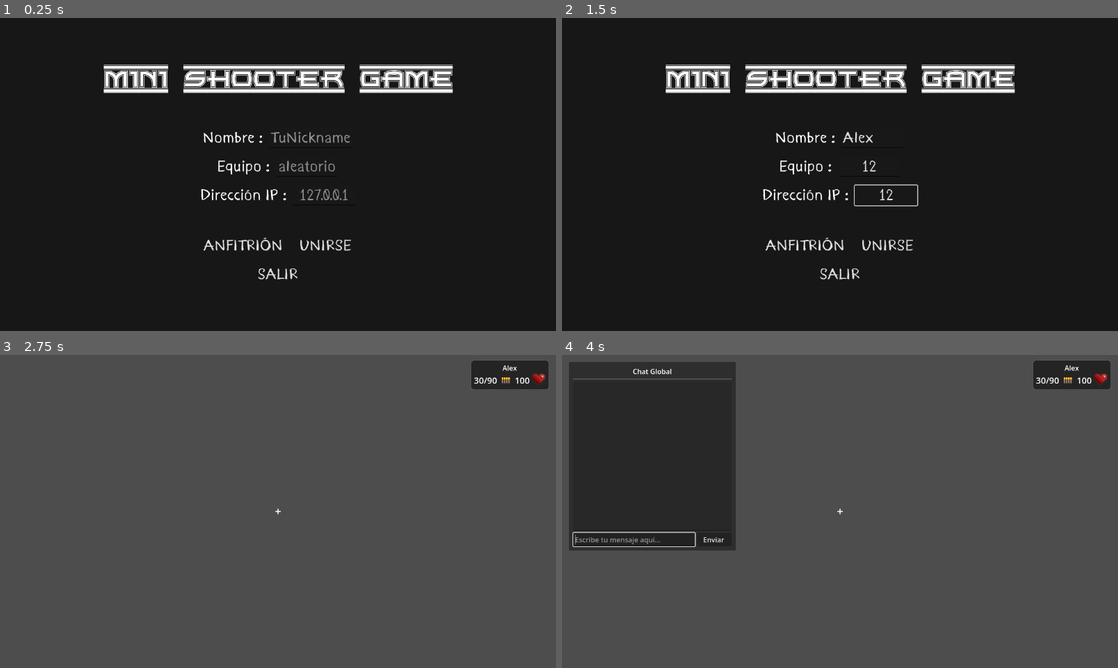
Above: before the commit, frames 1-4 (two rows, left to right).
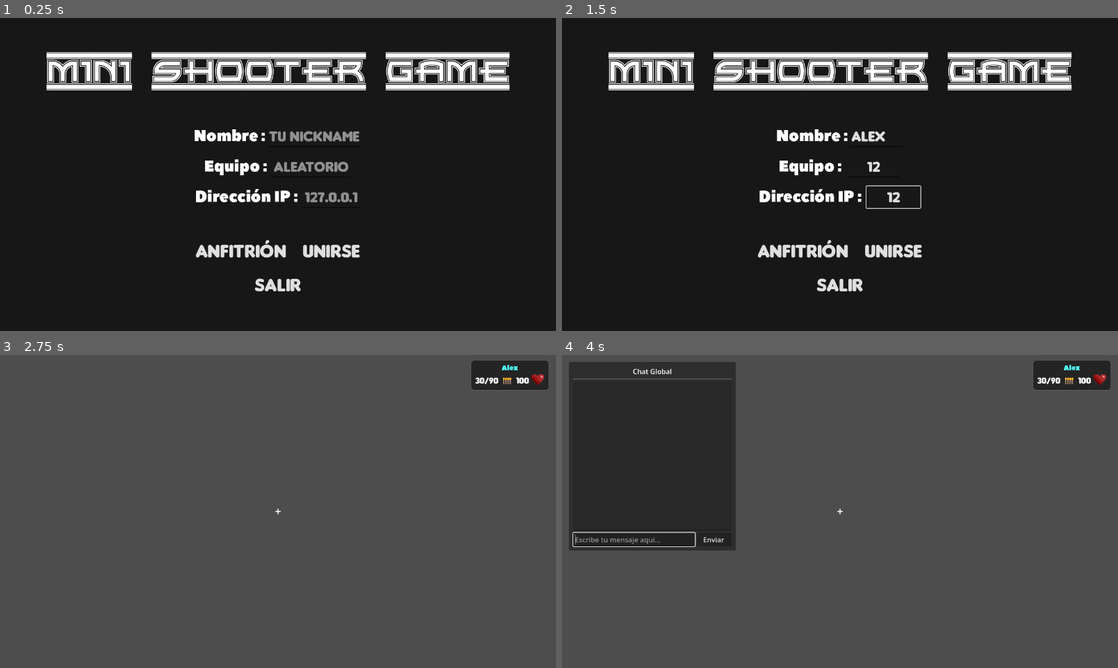
Above: after the commit, the same moments.

Repository: paulroddz100/shooter-game
Game: Godot game, scene res://scenes/level/level.tscn
Two runs of this game, one before a commit and one after it. Both use one fixed random seed, a clock stepped at 60 frames per second and the inputs below.
Inputs (mouse positions are in pixels of both pictures, inside the frame that each line leads up to):
- Up to frame 1 (0.25 s): no input
- Up to frame 2 (1.5 s): click (873, 136) at 0.52 s; type "Alex" at 0.6 s; click (867, 168) at 0.75 s; type "12" at 0.83 s; click (884, 196) at 0.98 s; type "12" at 1.07 s; tap Enter at 1.25 s; move the mouse to (962, 158) at 1.27 s; hold D (move_right) from 1.28 s (still down); hold Shift (shift) from 1.28 s (still down)
- Up to frame 3 (2.75 s): tap Space (jump) at 1.52 s; release D (move_right) at 2 s; release Shift (shift) at 2 s; click "ANFITRIÓN" at 2 s
- Up to frame 4 (4 s): tap Space (jump) at 2.75, 3.02 s; move the mouse to (728, 527) at 2.77 s; hold S (move_backward) 2.78-3.53 s; click (728, 527) at 2.85 s; tap Enter at 3.5 s; move the mouse to (895, 442) at 3.52 s; hold D (move_right) from 3.53 s (still down); hold Ctrl (toggle_chat) from 3.53 s (still down)

The runs differ from the first frame. In frame 1, 11% of the frame differs, in the area x 8-92%, y 10-88%; in frame 2, 11%; in frame 3, 0.2%; in frame 4, 0.2%.

Commit message:
Mejora en interfaz de municion

Diff:
--- a/scenes/ui/HUD.tscn
+++ b/scenes/ui/HUD.tscn
@@ -1,6 +1,8 @@
 [gd_scene format=3 uid="uid://b713gkdolerij"]
 
 [ext_resource type="Script" uid="uid://lrks4dh6midx" path="res://scripts/hud.gd" id="1_kw0id"]
+[ext_resource type="FontFile" uid="uid://bdr5ndt22r7ko" path="res://assets/fonts/Peace Sans.otf" id="2_6ll6g"]
+[ext_resource type="FontFile" uid="uid://bn0cjpb6wmh3f" path="res://assets/fonts/Insanibu.ttf" id="2_atyv1"]
 
 [sub_resource type="StyleBoxFlat" id="StyleBoxFlat_atyv1"]
 content_margin_left = 6.0
@@ -50,6 +52,9 @@
 
 [node name="NicknameLabel" type="Label" parent="Control/PanelContainer/VBoxContainer" unique_id=1187607503]
 layout_mode = 2
+theme_override_colors/font_color = Color(0.31833893, 0.9920319, 0.9999998, 1)
+theme_override_fonts/font = ExtResource("2_6ll6g")
+text = "Player"
 horizontal_alignment = 1
 
 [node name="HBoxContainer" type="HBoxContainer" parent="Control/PanelContainer/VBoxContainer" unique_id=2011532257]
@@ -70,6 +75,7 @@
 [node name="LifeLabel" type="Label" parent="Control/PanelContainer/VBoxContainer/HBoxContainer/LifeContainer" unique_id=142480752]
 layout_mode = 2
 theme_override_colors/font_color = Color(1, 1, 1, 1)
+theme_override_fonts/font = ExtResource("2_atyv1")
 theme_override_font_sizes/font_size = 20
 text = "100"
 vertical_alignment = 1
@@ -88,6 +94,7 @@
 [node name="AmmoLabel" type="Label" parent="Control/PanelContainer/VBoxContainer/HBoxContainer/AmmoContainer" unique_id=2054314720]
 layout_mode = 2
 theme_override_colors/font_color = Color(1, 1, 1, 1)
+theme_override_fonts/font = ExtResource("2_atyv1")
 theme_override_font_sizes/font_size = 20
 text = "30/90"
 vertical_alignment = 1
--- a/scenes/ui/main_menu_ui.tscn
+++ b/scenes/ui/main_menu_ui.tscn
@@ -1,8 +1,9 @@
 [gd_scene format=3 uid="uid://bx7mq8t8hjn7q"]
 
-[ext_resource type="FontFile" uid="uid://diapabmalpcrj" path="res://assets/fonts/Kurland.ttf" id="1_font"]
 [ext_resource type="FontFile" uid="uid://bv55jividpx4f" path="res://assets/fonts/EMPIREST.TTF" id="2_b8bkt"]
 [ext_resource type="Script" uid="uid://wfj6b11wkwx2" path="res://scripts/main_menu_ui.gd" id="2_script"]
+[ext_resource type="FontFile" uid="uid://bdr5ndt22r7ko" path="res://assets/fonts/Peace Sans.otf" id="3_qegi1"]
+[ext_resource type="FontFile" uid="uid://bn0cjpb6wmh3f" path="res://assets/fonts/Insanibu.ttf" id="4_02l8k"]
 
 [sub_resource type="StyleBoxLine" id="StyleBoxLine_npnbc"]
 color = Color(0, 0, 0, 0)
@@ -43,7 +44,7 @@
 size_flags_horizontal = 6
 size_flags_vertical = 0
 theme_override_fonts/font = ExtResource("2_b8bkt")
-theme_override_font_sizes/font_size = 70
+theme_override_font_sizes/font_size = 93
 text = "MINI SHOOTER GAME"
 
 [node name="MainMenu" type="VBoxContainer" parent="MainContainer" unique_id=54256138]
@@ -68,15 +69,15 @@
 [node name="Label" type="Label" parent="MainContainer/MainMenu/Option1" unique_id=255198515]
 layout_mode = 2
 size_flags_horizontal = 4
-theme_override_fonts/font = ExtResource("1_font")
+theme_override_fonts/font = ExtResource("3_qegi1")
 theme_override_font_sizes/font_size = 35
-text = "Nombre : "
+text = "Nombre :"
 
 [node name="NickInput" type="LineEdit" parent="MainContainer/MainMenu/Option1" unique_id=991600524]
 layout_mode = 2
-theme_override_fonts/font = ExtResource("1_font")
+theme_override_fonts/font = ExtResource("4_02l8k")
 theme_override_font_sizes/font_size = 35
-placeholder_text = "TuNickname"
+placeholder_text = "Tu Nickname"
 max_length = 20
 expand_to_text_length = true
 
@@ -88,14 +89,14 @@
 [node name="Label" type="Label" parent="MainContainer/MainMenu/Option2" unique_id=308107296]
 layout_mode = 2
 size_flags_horizontal = 4
-theme_override_fonts/font = ExtResource("1_font")
+theme_override_fonts/font = ExtResource("3_qegi1")
 theme_override_font_sizes/font_size = 35
 text = "Equipo : "
 
 [node name="SkinInput" type="LineEdit" parent="MainContainer/MainMenu/Option2" unique_id=1096721862]
 layout_mode = 2
 size_flags_horizontal = 4
-theme_override_fonts/font = ExtResource("1_font")
+theme_override_fonts/font = ExtResource("4_02l8k")
 theme_override_font_sizes/font_size = 35
 placeholder_text = "aleatorio"
 alignment = 1
@@ -110,13 +111,13 @@
 [node name="Label" type="Label" parent="MainContainer/MainMenu/Option3" unique_id=1283561955]
 layout_mode = 2
 size_flags_horizontal = 4
-theme_override_fonts/font = ExtResource("1_font")
+theme_override_fonts/font = ExtResource("3_qegi1")
 theme_override_font_sizes/font_size = 35
 text = "Dirección IP : "
 
 [node name="AddressInput" type="LineEdit" parent="MainContainer/MainMenu/Option3" unique_id=2000808160]
 layout_mode = 2
-theme_override_fonts/font = ExtResource("1_font")
+theme_override_fonts/font = ExtResource("4_02l8k")
 theme_override_font_sizes/font_size = 35
 placeholder_text = "127.0.0.1"
 alignment = 1
@@ -136,17 +137,17 @@
 layout_mode = 2
 theme_override_colors/font_pressed_color = Color(0, 0.52549, 0, 1)
 theme_override_colors/font_hover_color = Color(0, 0.52549, 0, 1)
-theme_override_fonts/font = ExtResource("1_font")
-theme_override_font_sizes/font_size = 35
+theme_override_fonts/font = ExtResource("4_02l8k")
+theme_override_font_sizes/font_size = 44
 text = "ANFITRIÓN"
 flat = true
 
 [node name="Join" type="Button" parent="MainContainer/MainMenu/Buttons" unique_id=382382780]
 layout_mode = 2
-theme_override_colors/font_pressed_color = Color(0, 0.52549, 0, 1)
-theme_override_colors/font_hover_color = Color(0, 0.525257, 0, 1)
-theme_override_fonts/font = ExtResource("1_font")
-theme_override_font_sizes/font_size = 35
+theme_override_colors/font_pressed_color = Color(0.8901961, 0.7411765, 0, 1)
+theme_override_colors/font_hover_color = Color(0.8884694, 0.74143326, 7.70092e-07, 1)
+theme_override_fonts/font = ExtResource("4_02l8k")
+theme_override_font_sizes/font_size = 44
 text = "UNIRSE"
 flat = true
 
@@ -160,8 +161,8 @@
 layout_mode = 2
 theme_override_colors/font_pressed_color = Color(0.858824, 0, 0, 0.862745)
 theme_override_colors/font_hover_color = Color(0.858807, 4.71681e-06, 1.15514e-06, 0.862745)
-theme_override_fonts/font = ExtResource("1_font")
-theme_override_font_sizes/font_size = 35
+theme_override_fonts/font = ExtResource("4_02l8k")
+theme_override_font_sizes/font_size = 44
 text = "SALIR"
 flat = true
 
--- a/scripts/hud.gd
+++ b/scripts/hud.gd
@@ -73,7 +73,7 @@
 		_bullet_icon.rotation_degrees = _gear_rotation
 
 		var remaining = ceil(_character._reload_timer)
-		_ammo_label.text = "  %ds" % remaining
+		_ammo_label.text = "  %d..." % remaining
 
 	else:
 		# Regresa al ícono de bala
--- a/scripts/player.gd
+++ b/scripts/player.gd
@@ -27,10 +27,12 @@
 @onready var nickname: Label3D = $PlayerNick/Nickname
 @onready var _raycast: RayCast3D = $SpringArmOffset/SpringArm3D/Camera3D/RayCast3D
 @onready var _spring_arm_offset: Node3D = $SpringArmOffset
+@onready var _crosshair_label: Label = get_tree().get_current_scene().get_node("CanvasLayer/CenterContainer/Label")
 
 @export_category("Objects")
 @export var _body: Node3D = null
 @export var _muzzle: Node3D = null
+
 
 var current_animation: String = "IDLE_ANIM":
 	set(value):
@@ -158,6 +160,8 @@
 			_shoot_timer = SHOOT_COOLDOWN
 	else:
 		_body.set_shooting(false)
+
+	_update_crosshair()
 
 func _process(_delta):
 	if not multiplayer.has_multiplayer_peer(): return
@@ -375,3 +379,24 @@
 	if _body:
 		_body._is_dead = true
 		_body.play_death_animation()
+
+func _update_crosshair() -> void:
+	if not is_multiplayer_authority():
+		return
+	if _crosshair_label == null:
+		return
+
+	# Gris si está recargando
+	if _is_reloading:
+		_crosshair_label.add_theme_color_override("font_color", Color(0.7, 0.7, 0.7, 1.0))
+		return
+
+	# Blanco si apunta a un enemigo, gris si no
+	if _raycast.is_colliding():
+		var hit = _raycast.get_collider()
+		var target = hit if hit is Character else hit.get_parent()
+		if target is Character and not target.is_dead():
+			_crosshair_label.add_theme_color_override("font_color", Color.WHITE)
+			return
+
+	_crosshair_label.add_theme_color_override("font_color", Color(0.7, 0.7, 0.7, 1.0))
Binary file added: assets/fonts/Insanibu.ttf
Not shown, added: assets/fonts/Insanibu.ttf.import
Binary file added: assets/fonts/Lokeya Alternate.otf
Not shown, added: assets/fonts/Lokeya Alternate.otf.import
Binary file added: assets/fonts/Peace Sans.otf
Not shown, added: assets/fonts/Peace Sans.otf.import
